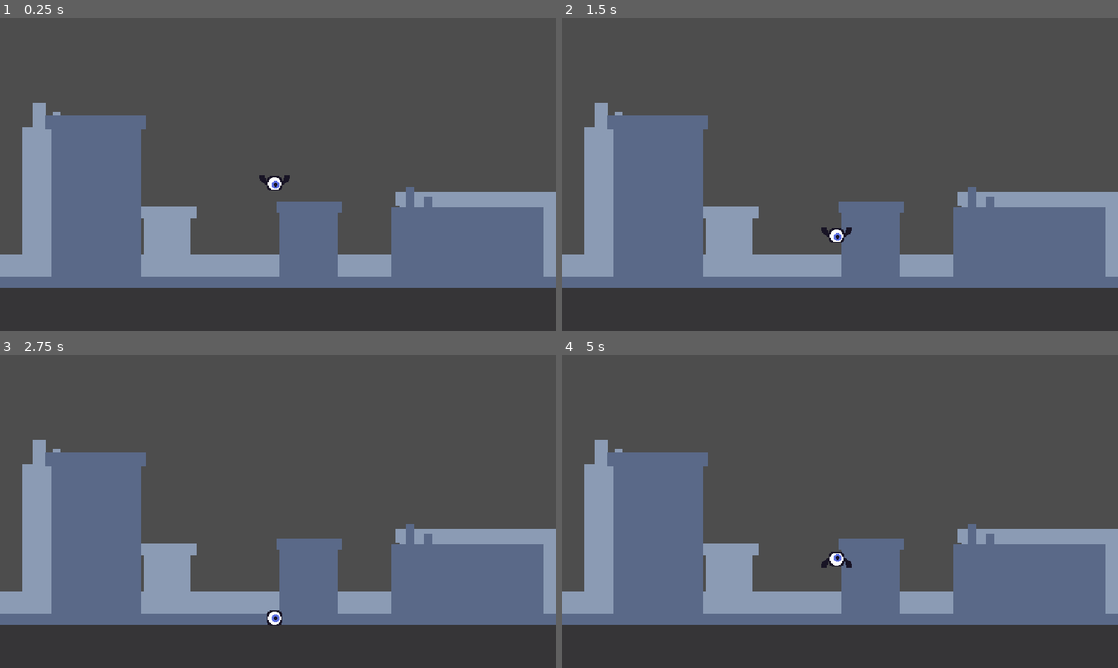
Above: before the commit, frames 1-4 (two rows, left to right).
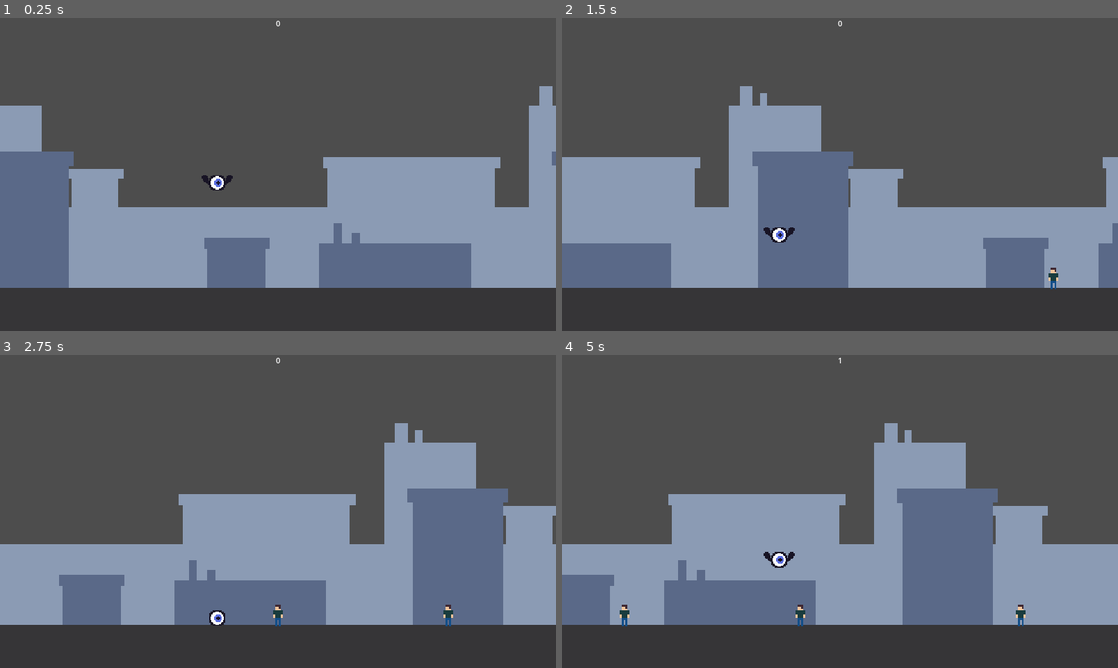
Above: after the commit, the same moments.

Repository: londonhorn/AcerolaJam
Game: Godot game, scene res://scenes/level.tscn
Two runs of this game, one before a commit and one after it. Both use one fixed random seed, a clock stepped at 60 frames per second and the inputs below.
Inputs:
- Up to frame 1 (0.25 s): no input
- Up to frame 2 (1.5 s): tap Space (jump) at 0.77 s
- Up to frame 3 (2.75 s): tap Space (jump) at 1.52 s
- Up to frame 4 (5 s): tap Space (jump) at 3.02, 3.77, 4.52 s

The runs differ from the first frame. In frame 1, 32% of the frame differs, in the area x 0-100%, y 0-87%; in frame 2, 33%; in frame 3, 32%; in frame 4, 37%.

Commit message:
first enemy
added first enemy spawning,moving,colliding with player and tracking basic score in the label

Diff:
--- a/scenes/buildings.tscn
+++ b/scenes/buildings.tscn
@@ -1,6 +1,5 @@
-[gd_scene load_steps=5 format=3 uid="uid://bk26qcipdd7ch"]
+[gd_scene load_steps=4 format=3 uid="uid://bk26qcipdd7ch"]
 
-[ext_resource type="Script" path="res://scripts/buildings.gd" id="1_2ujmd"]
 [ext_resource type="Texture2D" uid="uid://cutnm7csvwmjg" path="res://assets/worlds_objects/building1.png" id="1_bheun"]
 
 [sub_resource type="RectangleShape2D" id="RectangleShape2D_nlj5x"]
@@ -10,7 +9,6 @@
 size = Vector2(14, 14)
 
 [node name="Buildings" type="AnimatableBody2D"]
-script = ExtResource("1_2ujmd")
 
 [node name="AnimatedSprite2D" type="Sprite2D" parent="."]
 position = Vector2(0, -9)
--- a/scenes/character_base.tscn
+++ b/scenes/character_base.tscn
@@ -53,11 +53,14 @@
 }],
 "loop": true,
 "name": &"flying_up",
-"speed": 8.0
+"speed": 15.0
 }]
 
 [sub_resource type="CircleShape2D" id="CircleShape2D_byten"]
 radius = 14.1421
+
+[sub_resource type="CircleShape2D" id="CircleShape2D_7awsv"]
+radius = 16.0
 
 [node name="CharacterBase" type="CharacterBody2D"]
 collision_mask = 6
@@ -66,8 +69,16 @@
 [node name="CharacterSprite1" type="AnimatedSprite2D" parent="."]
 scale = Vector2(2, 2)
 sprite_frames = SubResource("SpriteFrames_pvkv4")
-animation = &"flying_falling"
-frame_progress = 0.898723
+animation = &"flying_up"
+frame_progress = 0.467787
 
 [node name="CollisionShape2D" type="CollisionShape2D" parent="."]
 shape = SubResource("CircleShape2D_byten")
+
+[node name="HitDetection" type="Area2D" parent="."]
+collision_mask = 4
+
+[node name="CollisionShape2D" type="CollisionShape2D" parent="HitDetection"]
+shape = SubResource("CircleShape2D_7awsv")
+
+[connection signal="body_entered" from="HitDetection" to="." method="_on_hit_detection_body_entered"]
--- a/scenes/city_background.tscn
+++ b/scenes/city_background.tscn
@@ -1,21 +1,23 @@
-[gd_scene load_steps=3 format=3 uid="uid://b3sxrt7sxcur7"]
+[gd_scene load_steps=4 format=3 uid="uid://b3sxrt7sxcur7"]
 
 [ext_resource type="Texture2D" uid="uid://bwfv3rhg7b5oo" path="res://assets/worlds_objects/background_layer2.png" id="1_5m6p0"]
 [ext_resource type="Texture2D" uid="uid://80wva46bhs80" path="res://assets/worlds_objects/background_layer1.png" id="1_wcwb2"]
+[ext_resource type="Script" path="res://scripts/BackgroundLayers.gd" id="1_xmgrs"]
 
 [node name="ParallaxBackground" type="ParallaxBackground"]
 
 [node name="ParallaxLayer2" type="ParallaxLayer" parent="."]
-motion_scale = Vector2(0.5, 1)
 motion_mirroring = Vector2(1200, 0)
+script = ExtResource("1_xmgrs")
 
 [node name="Sprite2D" type="Sprite2D" parent="ParallaxLayer2"]
+scale = Vector2(1, 0.8)
 texture = ExtResource("1_5m6p0")
 centered = false
 
 [node name="ParallaxLayer" type="ParallaxLayer" parent="."]
-motion_scale = Vector2(0.5, 1)
 motion_mirroring = Vector2(1200, 0)
+script = ExtResource("1_xmgrs")
 
 [node name="Sprite2D" type="Sprite2D" parent="ParallaxLayer"]
 texture = ExtResource("1_wcwb2")
--- /dev/null
+++ b/scenes/civilian.tscn
@@ -0,0 +1,53 @@
+[gd_scene load_steps=7 format=3 uid="uid://ndswl0cdv30o"]
+
+[ext_resource type="Texture2D" uid="uid://bbp75pj4idv4j" path="res://assets/characters/civilian_spritesheet.png" id="1_mwiiq"]
+[ext_resource type="Script" path="res://scripts/civilian.gd" id="1_nnbu0"]
+
+[sub_resource type="RectangleShape2D" id="RectangleShape2D_1fyaw"]
+size = Vector2(16, 38)
+
+[sub_resource type="AtlasTexture" id="AtlasTexture_aydtg"]
+atlas = ExtResource("1_mwiiq")
+region = Rect2(0, 0, 16, 16)
+
+[sub_resource type="AtlasTexture" id="AtlasTexture_0rx6y"]
+atlas = ExtResource("1_mwiiq")
+region = Rect2(16, 0, 16, 16)
+
+[sub_resource type="SpriteFrames" id="SpriteFrames_a76sj"]
+animations = [{
+"frames": [{
+"duration": 1.0,
+"texture": SubResource("AtlasTexture_aydtg")
+}],
+"loop": true,
+"name": &"default",
+"speed": 5.0
+}, {
+"frames": [{
+"duration": 1.0,
+"texture": SubResource("AtlasTexture_0rx6y")
+}],
+"loop": true,
+"name": &"running",
+"speed": 5.0
+}]
+
+[node name="Civilian" type="CharacterBody2D"]
+collision_layer = 4
+collision_mask = 3
+script = ExtResource("1_nnbu0")
+
+[node name="CollisionShape2D" type="CollisionShape2D" parent="."]
+shape = SubResource("RectangleShape2D_1fyaw")
+
+[node name="AnimatedSprite2D" type="AnimatedSprite2D" parent="."]
+position = Vector2(2, -11)
+scale = Vector2(4, 4)
+sprite_frames = SubResource("SpriteFrames_a76sj")
+
+[node name="VisibleOnScreenNotifier2D" type="VisibleOnScreenNotifier2D" parent="."]
+position = Vector2(-0.5, -1)
+scale = Vector2(0.85, 1.9)
+
+[connection signal="screen_exited" from="VisibleOnScreenNotifier2D" to="." method="_on_visible_on_screen_notifier_2d_screen_exited"]
--- a/scenes/level.tscn
+++ b/scenes/level.tscn
@@ -1,29 +1,32 @@
-[gd_scene load_steps=5 format=3 uid="uid://dirb8km766jwk"]
+[gd_scene load_steps=6 format=3 uid="uid://dirb8km766jwk"]
 
 [ext_resource type="PackedScene" uid="uid://d1khwm35amnmx" path="res://scenes/character_base.tscn" id="1_ibkcl"]
+[ext_resource type="Script" path="res://scripts/level.gd" id="1_pdkn5"]
 [ext_resource type="PackedScene" uid="uid://b3sxrt7sxcur7" path="res://scenes/city_background.tscn" id="1_xmupy"]
 
 [sub_resource type="RectangleShape2D" id="RectangleShape2D_i0i7f"]
-size = Vector2(1171, 106)
+size = Vector2(1559, 106)
 
 [sub_resource type="RectangleShape2D" id="RectangleShape2D_i7u5b"]
 size = Vector2(236, 12)
 
 [node name="Level" type="Node2D"]
+script = ExtResource("1_pdkn5")
 
 [node name="ParallaxBackground" parent="." instance=ExtResource("1_xmupy")]
 
 [node name="PlaceholderFloor" type="StaticBody2D" parent="."]
 position = Vector2(-6, 559)
 collision_layer = 2
+collision_mask = 5
 
 [node name="ColorRect" type="ColorRect" parent="PlaceholderFloor"]
-offset_right = 1171.0
+offset_right = 1250.0
 offset_bottom = 106.0
 color = Color(0.211765, 0.207843, 0.215686, 1)
 
 [node name="CollisionShape2D" type="CollisionShape2D" parent="PlaceholderFloor"]
-position = Vector2(585.5, 53)
+position = Vector2(779.5, 53)
 shape = SubResource("RectangleShape2D_i0i7f")
 
 [node name="World Border" type="StaticBody2D" parent="."]
@@ -31,9 +34,37 @@
 collision_mask = 5
 
 [node name="CollisionShape2D" type="CollisionShape2D" parent="World Border"]
-position = Vector2(577, -6)
+position = Vector2(500, -6)
 shape = SubResource("RectangleShape2D_i7u5b")
 one_way_collision_margin = 74.8
 
 [node name="CharacterBase" parent="." instance=ExtResource("1_ibkcl")]
-position = Vector2(569, 308)
+position = Vector2(450, 308)
+
+[node name="SpawnTimer1" type="Timer" parent="."]
+autostart = true
+
+[node name="SpawnPoints" type="Node2D" parent="."]
+
+[node name="EnemySpawn1" type="Marker2D" parent="SpawnPoints"]
+position = Vector2(1194, 500)
+
+[node name="EnemySpawn3" type="Marker2D" parent="SpawnPoints"]
+position = Vector2(1427, 500)
+
+[node name="EnemySpawn2" type="Marker2D" parent="SpawnPoints"]
+position = Vector2(1305, 500)
+
+[node name="UI" type="CanvasLayer" parent="."]
+
+[node name="Score" type="Label" parent="UI"]
+anchors_preset = 5
+anchor_left = 0.5
+anchor_right = 0.5
+offset_left = -20.0
+offset_right = 20.0
+offset_bottom = 23.0
+grow_horizontal = 2
+horizontal_alignment = 1
+
+[connection signal="timeout" from="SpawnTimer1" to="." method="_on_spawn_timer_1_timeout"]
--- /dev/null
+++ b/scripts/BackgroundLayers.gd
@@ -0,0 +1,6 @@
+extends ParallaxLayer
+
+var scrolling_speed = 600
+
+func _process(delta):
+	motion_offset.x -= scrolling_speed * delta
--- a/scripts/buildings.gd
+++ /dev/null
@@ -1 +0,0 @@
-extends AnimatableBody2D
--- a/scripts/character_base.gd
+++ b/scripts/character_base.gd
@@ -8,6 +8,7 @@
 var max_velocity_y = -850
 var jump_force_floor = -500
 var jump_force = -800
+var points: int = 0
 
 func _process(_delta):
 	animations_player()
@@ -33,5 +34,11 @@
 	elif not is_on_floor():
 		if velocity.y < 0:
 			animations.play('flying_up')
-		elif velocity.y > 0:
+		elif velocity.y > 150:
 			animations.play('flying_falling')
+
+func _on_hit_detection_body_entered(body):
+	if body is Enemy:
+		points += body.points
+	body.queue_free()
+	print(points)
--- /dev/null
+++ b/scripts/city_background.gd
@@ -0,0 +1,4 @@
+extends ParallaxBackground
+
+func _process(delta):
+	motion_offset.x -= scrolling_speed * delta
--- /dev/null
+++ b/scripts/civilian.gd
@@ -0,0 +1,13 @@
+extends CharacterBody2D
+class_name Enemy
+
+var points = 1
+
+func _physics_process(_delta):
+	velocity.x = randi_range(-300, -400)
+	velocity.y += 100
+
+	move_and_slide()
+
+func _on_visible_on_screen_notifier_2d_screen_exited():
+	print("died")
--- /dev/null
+++ b/scripts/level.gd
@@ -0,0 +1,23 @@
+extends Node2D
+
+@onready var civilian_spawn_markers = $SpawnPoints
+@onready var player = $CharacterBase
+@onready var score = $UI/Score
+
+var civilian = preload("res://scenes/civilian.tscn")
+
+func _process(_delta):
+	score_keep()
+
+func _on_spawn_timer_1_timeout():
+
+	var civilian_instance = civilian.instantiate()
+	add_child(civilian_instance)
+
+	var spawn_points = civilian_spawn_markers.get_children()
+	var spawn_point = spawn_points[randi() % spawn_points.size()]
+	var pos = spawn_point.global_position
+	civilian_instance.position = pos
+
+func score_keep():
+	score.text = str(player.points)
Binary file changed: assets/characters/character_sprite1.png
Binary file added: assets/characters/civilian_spritesheet.png
Not shown, added: assets/characters/civilian_spritesheet.png.import
Binary file changed: assets/worlds_objects/background_layer1.png
Not shown: 1 places in scenes/character_base.tscn that only renumber resources
